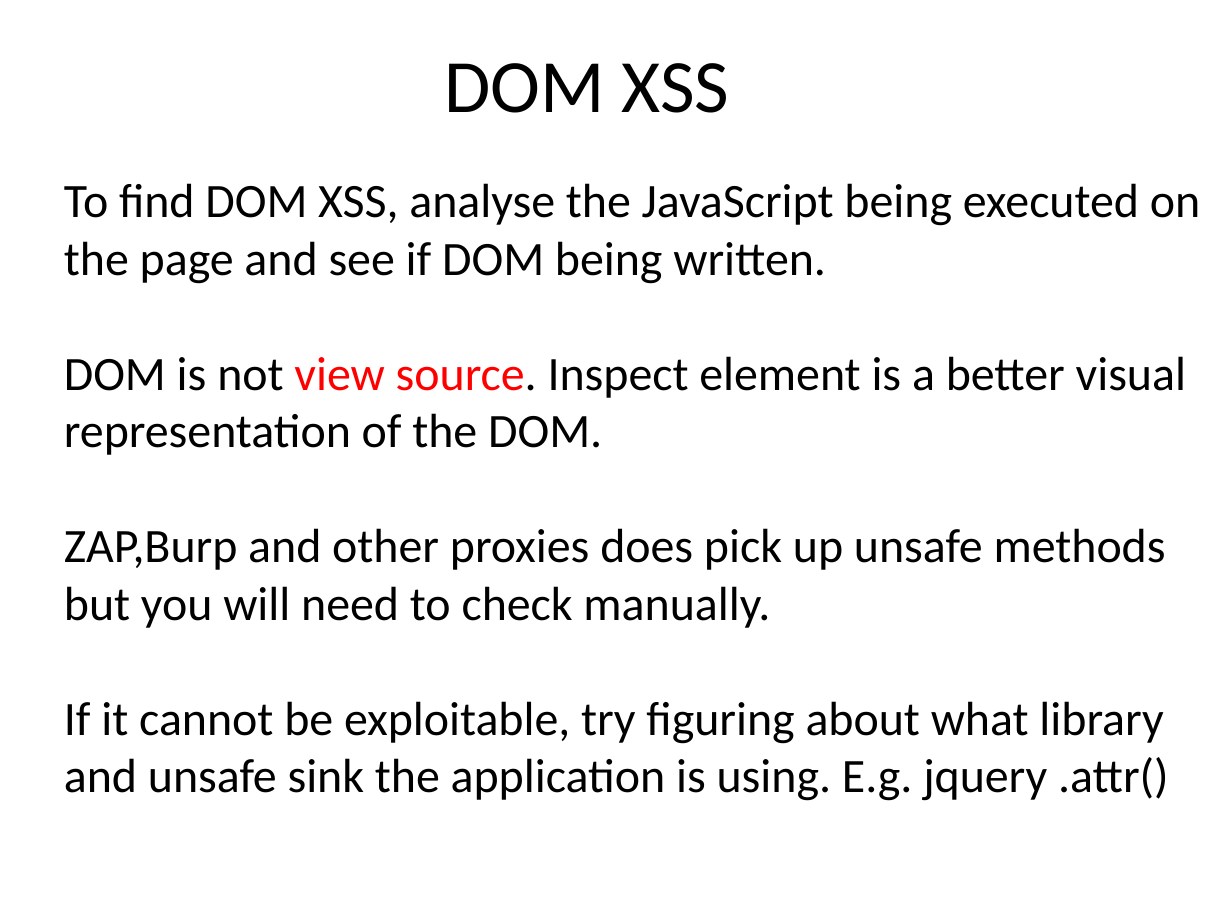
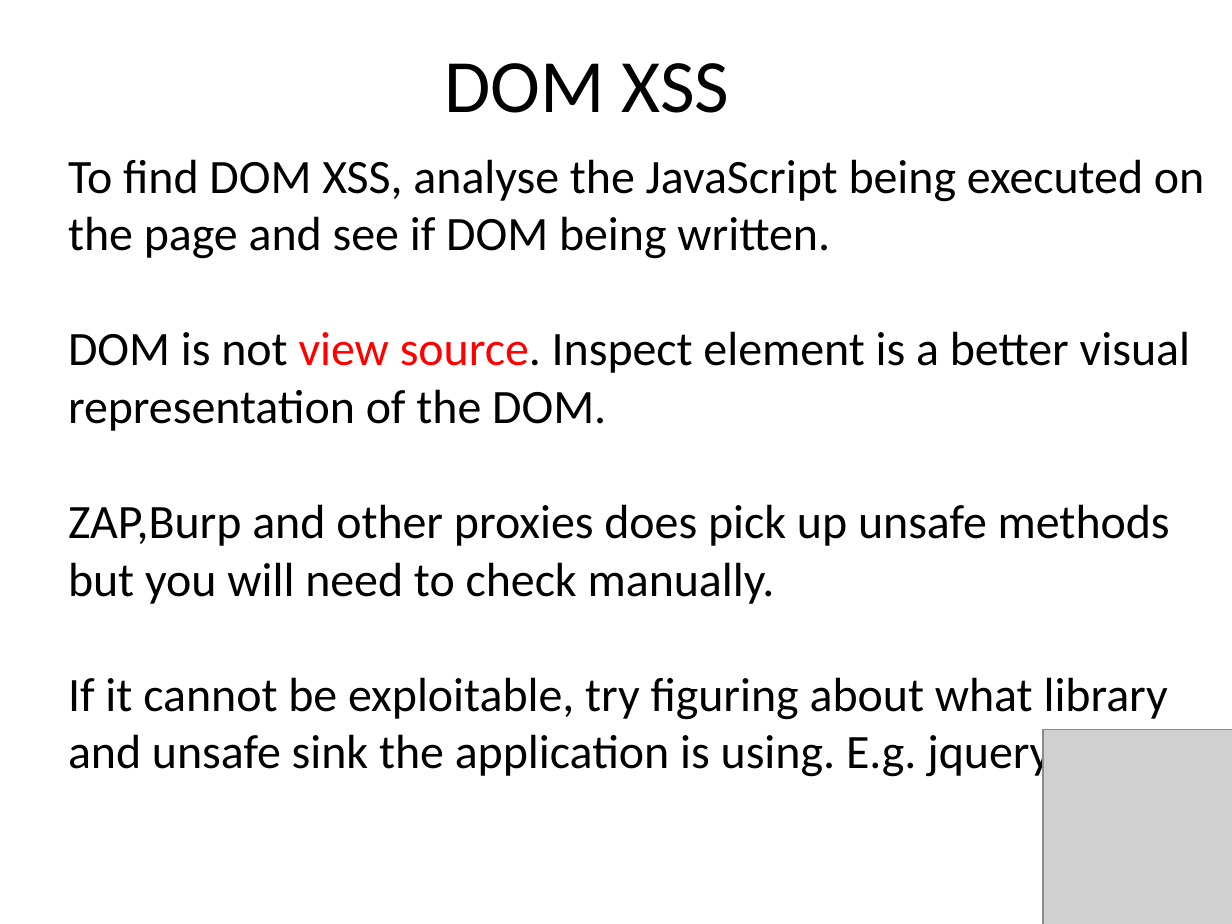
Before and after one commit to snoopysecurity/Public, a slide deck: slide 10 of Presentations/SHU Hacksoc/xss primer- snoopy security (2).ppt. Drawn at 1232x924 pixels with LibreOffice and Linux fonts; fonts in the diff are those of the drawing; grey boxes stand for pictures; background and template pictures are left out. Boxes give left, top, right and bottom in pixels: in the first picture for what was removed or moved away, otherwise in the second. Text is boxed around its words. In the diff, an @@ line names an element or a change of style, - is before the commit and + after.

```diff
--- a/Presentations/SHU Hacksoc/xss primer- snoopy security (2).ppt
+++ b/Presentations/SHU Hacksoc/xss primer- snoopy security (2).ppt
@@ text "To find DOM XSS, analyse ...": place and size @@
-text "To find DOM XSS, analyse ..." at box(64, 183, 1200, 801)
+text "To find DOM XSS, analyse ..." at box(68, 159, 1204, 780)
@@ picture added at box(1044, 729, 1232, 924) @@
```
Also in this commit, not shown: 36 other slides changed.
